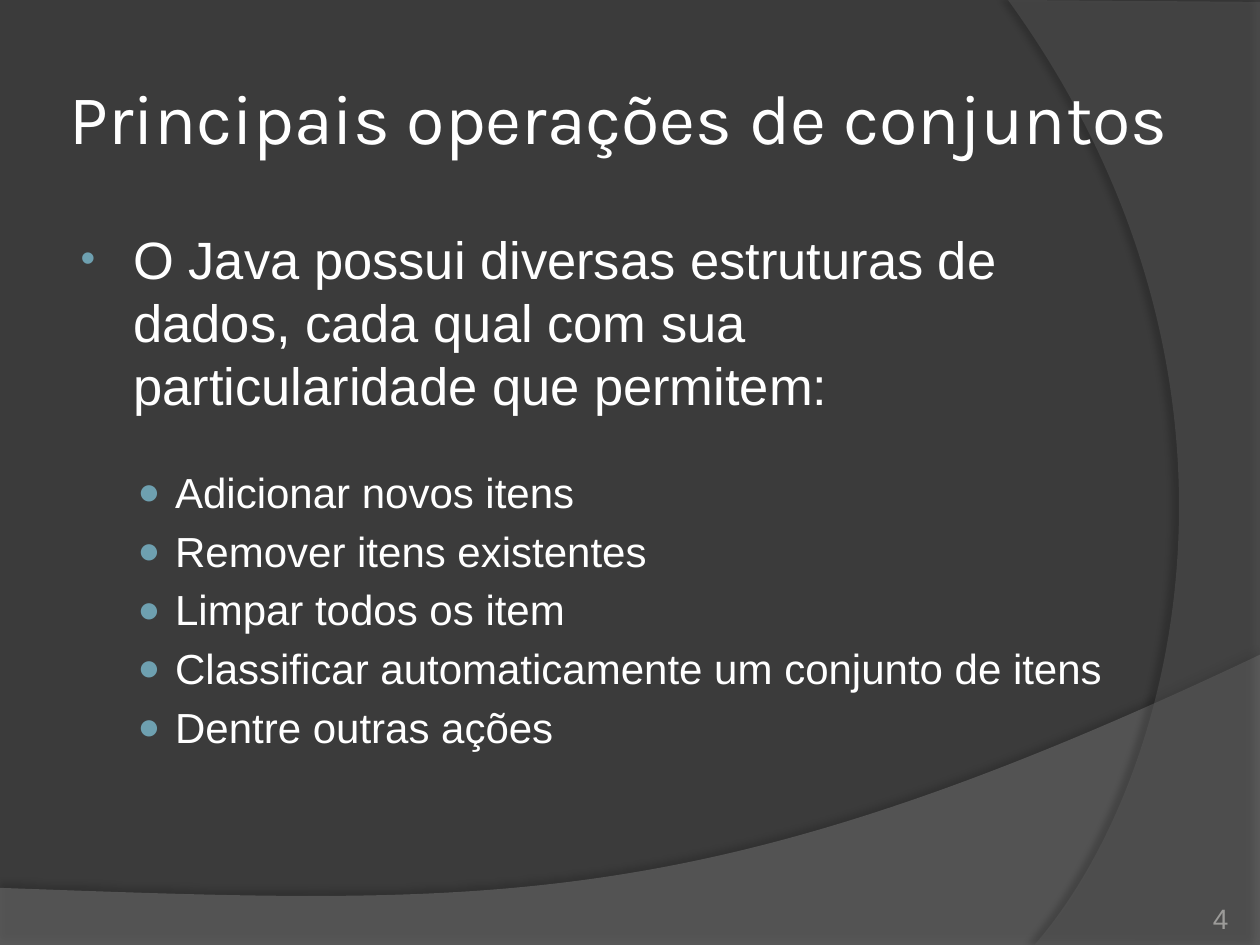
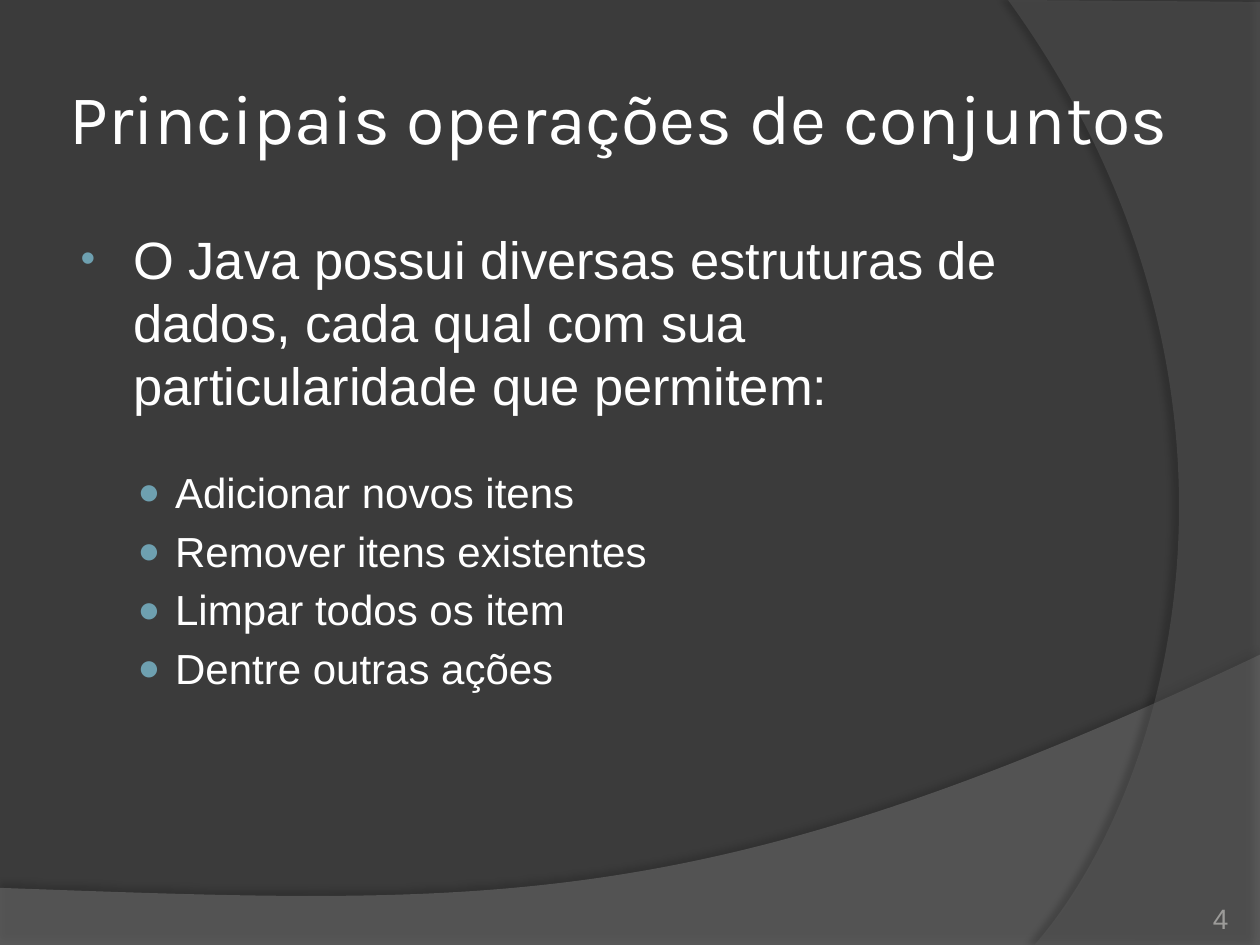
Before and after one commit to duchesqui/slzvieira-training, a slide deck: slide 4 of 2-Java-Programmer-Modulo-II/10.Capitulo04.pptx. Drawn at 1260x945 pixels with LibreOffice and Linux fonts; fonts in the diff are those of the drawing. Boxes give left, top, right and bottom in pixels: in the first picture for what was removed or moved away, otherwise in the second. Text is boxed around its words. In the diff, an @@ line names an element or a change of style, - is before the commit and + after.

```diff
--- a/2-Java-Programmer-Modulo-II/10.Capitulo04.pptx
+++ b/2-Java-Programmer-Modulo-II/10.Capitulo04.pptx
@@ text at box(175, 653, 1102, 693): paragraph removed @@
-  ● Classificar automaticamente um conjunto de itens
```
Also in this commit, not shown: 5 other slides changed, 7 slides removed, 1 other file.
